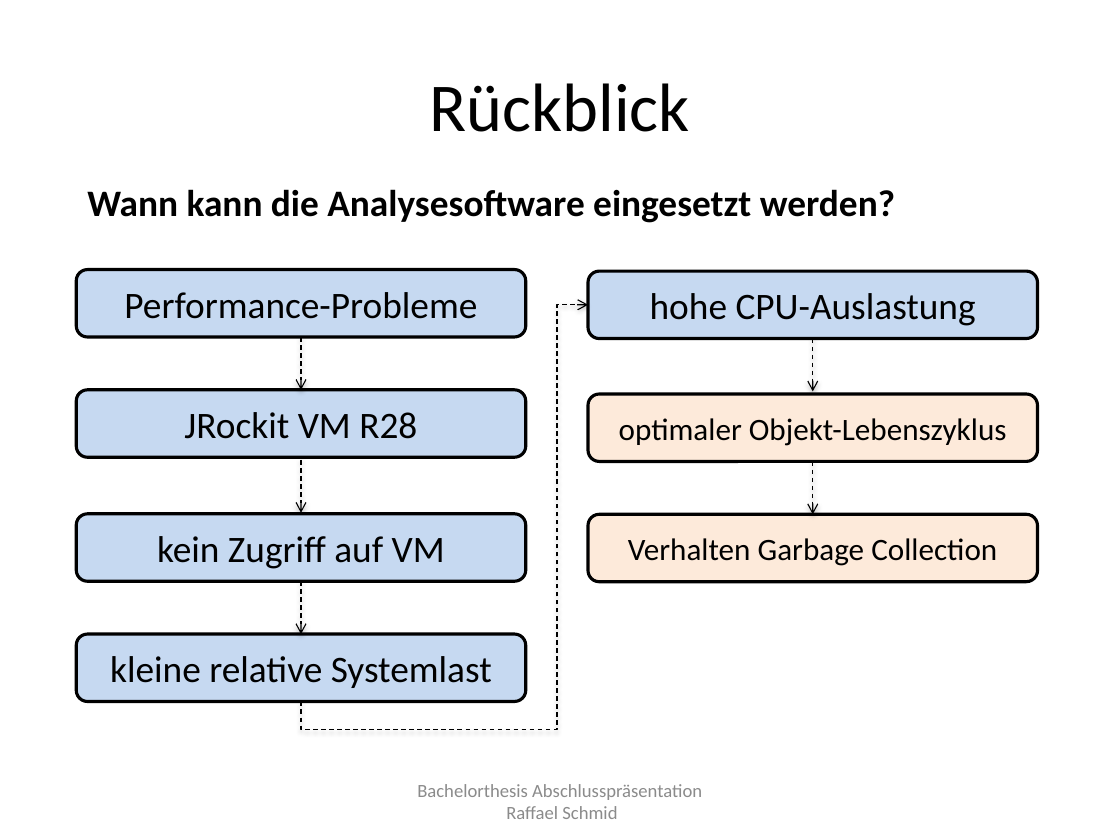
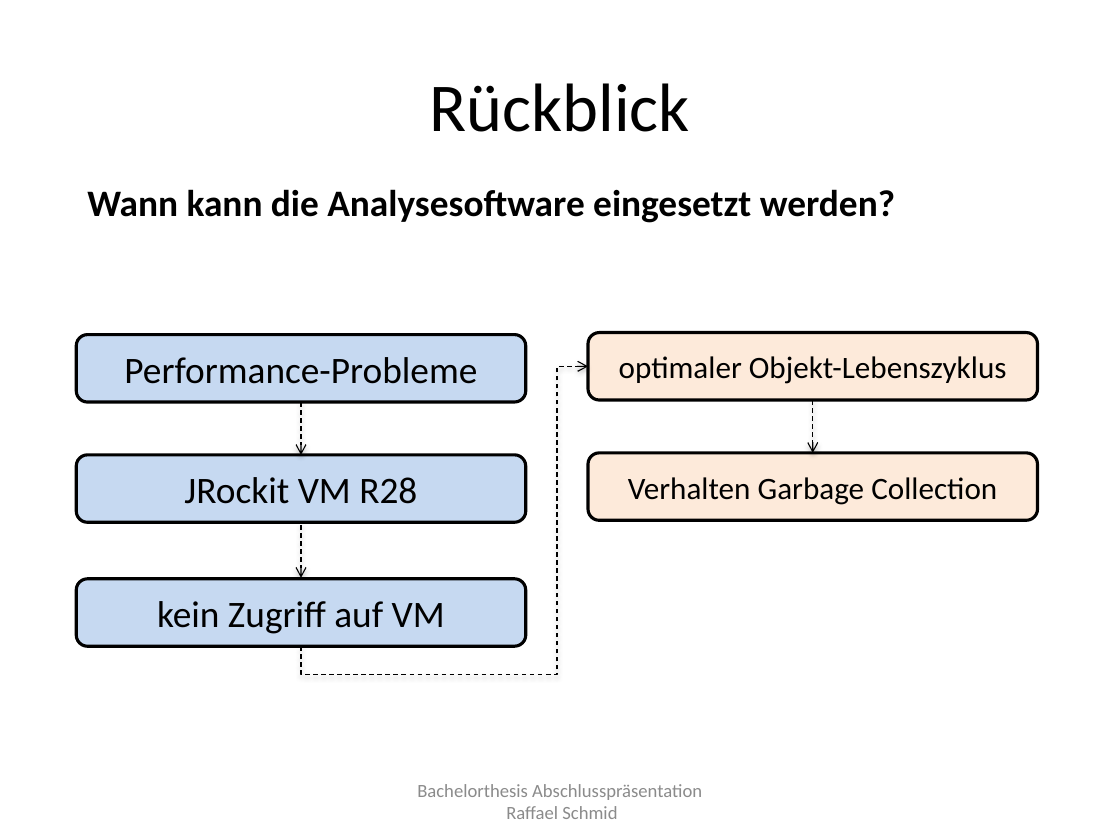
Before and after one commit to raffaelschmid/bachelorthesis, a slide deck: slide 13 of Dokumentation/Abschlusspraesentation/rschmid_bachelorthesis_abschlusspraesentation.pptx. Drawn at 1120x840 pixels with LibreOffice and Linux fonts; fonts in the diff are those of the drawing. Boxes give left, top, right and bottom in pixels: in the first picture for what was removed or moved away, otherwise in the second. Text is boxed around its words. In the diff, an @@ line names an element or a change of style, - is before the commit and + after.

```diff
--- a/Dokumentation/Abschlusspraesentation/rschmid_bachelorthesis_abschlusspraesentation.pptx
+++ b/Dokumentation/Abschlusspraesentation/rschmid_bachelorthesis_abschlusspraesentation.pptx
@@ rounded rectangle removed at bbox=[588, 271, 1037, 338] @@
-hohe CPU-Auslastung
@@ arrow removed from (813, 338) to (813, 391) @@
@@ elbow arrow moved from (301, 701) - (588, 305) to (301, 646) - (588, 366) @@
@@ 3 rounded rectangles, 2 arrows: place and size @@
-3 rounded rectangles, 2 arrows at bbox=[76, 270, 525, 581]
+3 rounded rectangles, 2 arrows at bbox=[76, 335, 525, 646]
@@ 2 rounded rectangles, 1 arrow: place and size @@
-2 rounded rectangles, 1 arrow at bbox=[588, 394, 1037, 581]
+2 rounded rectangles, 1 arrow at bbox=[588, 333, 1037, 520]
@@ arrow removed from (301, 581) to (301, 634) @@
@@ rounded rectangle removed at bbox=[76, 634, 525, 701] @@
-kleine relative Systemlast
```
Also in this commit, not shown: 4 other slides changed, 1 slide added, 1 slide removed.
